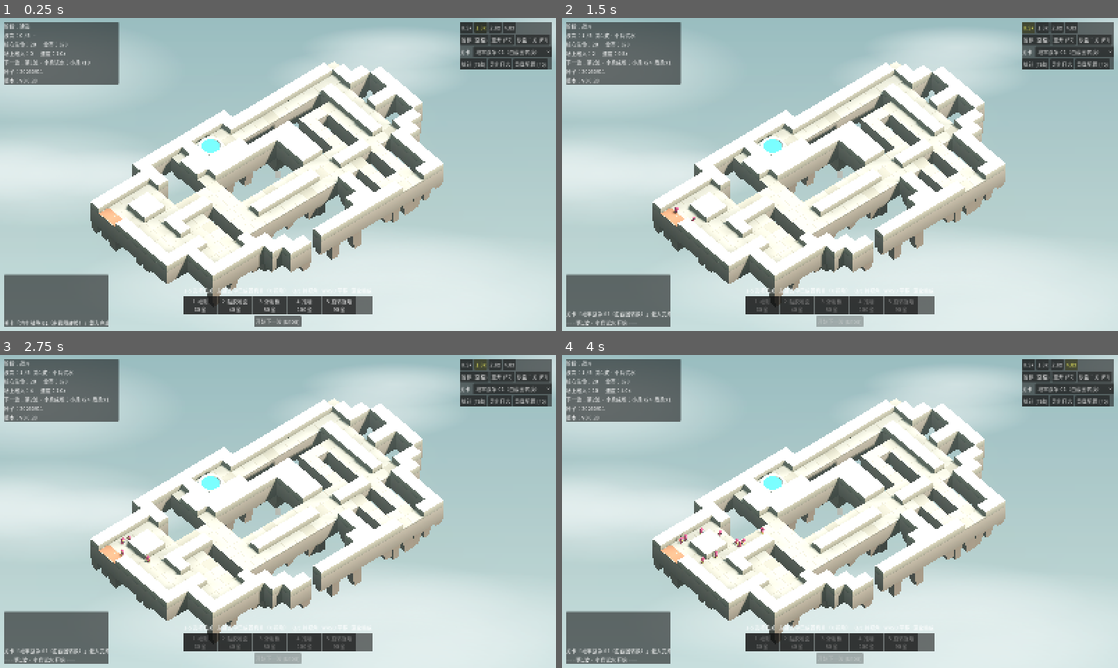
Above: before the commit, frames 1-4 (two rows, left to right).
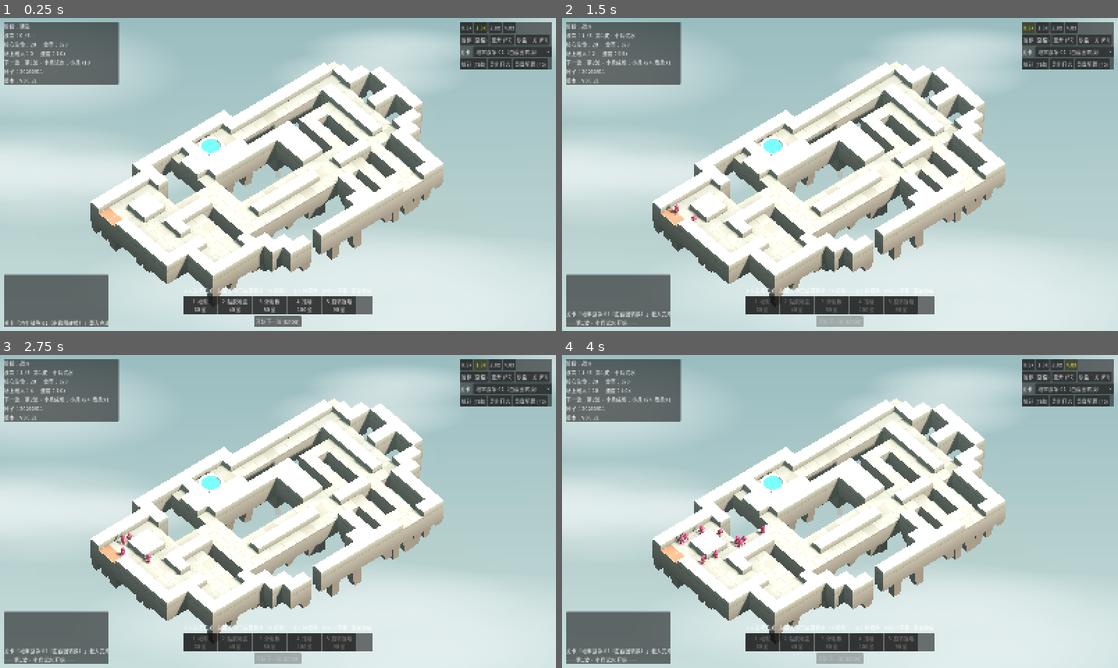
Above: after the commit, the same moments.

Repository: Autinhorse/HumanMustDie
Game: Godot game, scene res://scenes/main.tscn
Same seed, same stepped clock (60 frames per second), same inputs: the game is played once before the commit and once after it.
Inputs:
- Up to frame 1 (0.25 s): no input
- Up to frame 2 (1.5 s): click "开始下一波 (Enter)" at 0.5 s; click "0.5x" at 1.25 s
- Up to frame 3 (2.75 s): click "1.0x" at 2 s
- Up to frame 4 (4 s): click "2.0x" at 2.75 s; click "4.0x" at 3.5 s

The runs differ from the first frame. In frame 1, less than 0.1% of the frame differs, in the area x 6-7%, y 19-21%; in frame 2, less than 0.1%; in frame 3, 0.1%; in frame 4, 0.3%, in the area x 6-37%, y 19-68%.

Commit message:
v0.0.21 拉远时的单位可读性；修描边把半透明物体擦掉的 bug
拉远看全图时敌人只有几个像素。按正交可视高度做两件补偿（art.json 的
zoom_readability，可关可调）：
- 单位模型随拉远放大，最多 1.7 倍
- 脚下淡入一个高饱和圆形标记，拉近时自动消失

过程中挖出一个真 bug：屏幕空间描边把**所有半透明物体都擦掉了**。它原本
读 hint_screen_texture 再整屏覆盖，而 Godot 的屏幕拷贝发生在半透明通道
之前 —— 拷贝里没有地面标记、放置预览和云，一覆盖就没了。关掉描边后粉色
像素从 1272 涨到 4183，才定位到这一点。

描边改成 blend_mix + 只输出线本身（ALBEDO 是线色、ALPHA 是边缘强度），
不再需要屏幕拷贝，也不会动已经画好的内容。放置预览和云同时被修好了。

Co-Authored-By: Claude Opus 5 (1M context) <noreply@anthropic.com>
Claude-Session: https://claude.ai/code/session_01VCzWxNk1LcyQr5pasXVQW6

Diff:
--- a/assets/shaders/outline.gdshader
+++ b/assets/shaders/outline.gdshader
@@ -2,9 +2,10 @@
 // 挂在相机上的全屏四边形，render_priority 拉高保证在所有东西之后画。
 // 需要 Forward+（法线粗糙度贴图只有 Forward+ 有）。
 shader_type spatial;
-render_mode unshaded, fog_disabled, depth_draw_never, depth_test_disabled, cull_disabled;
+// blend_mix + 只输出线本身：不能去读屏幕拷贝再整屏覆盖，那样会把半透明物体
+// （地面标记、放置预览、云）全擦掉 —— Godot 的屏幕拷贝发生在半透明通道之前。
+render_mode unshaded, fog_disabled, depth_draw_never, depth_test_disabled, cull_disabled, blend_mix;
 
-uniform sampler2D screen_tex : hint_screen_texture, filter_linear, repeat_disable;
 uniform sampler2D depth_tex : hint_depth_texture, filter_nearest, repeat_disable;
 uniform sampler2D normal_tex : hint_normal_roughness_texture, filter_nearest, repeat_disable;
 
@@ -28,7 +29,6 @@
 
 void fragment() {
 	vec2 texel = thickness / VIEWPORT_SIZE;
-	vec3 base = texture(screen_tex, SCREEN_UV).rgb;
 	float d0 = view_depth(SCREEN_UV, INV_PROJECTION_MATRIX);
 
 	vec2 off[4] = {vec2(texel.x, 0.0), vec2(-texel.x, 0.0), vec2(0.0, texel.y), vec2(0.0, -texel.y)};
@@ -50,5 +50,6 @@
 	// 天空/背景（深度极远）不描边。Godot 的 fragment 里不能 return，用系数屏蔽。
 	e *= 1.0 - step(depth_fade * 2.0, d0);
 
-	ALBEDO = mix(base, outline_color.rgb, clamp(e, 0.0, 1.0));
+	ALBEDO = outline_color.rgb;
+	ALPHA = clamp(e, 0.0, 1.0);
 }
--- a/data/art.json
+++ b/data/art.json
@@ -72,6 +72,18 @@
     }
   },
 
+  "zoom_readability": {
+    "_comment": "拉远时敌人会变成几个像素，这里按正交可视高度自动补偿：单位放大 + 地面标记淡入。base_ortho 是不做补偿的基准高度。",
+    "enabled": true,
+    "base_ortho": 26.0,
+    "unit_scale_max": 1.7,
+    "unit_scale_ortho": 70.0,
+    "marker_start": 30.0,
+    "marker_full": 60.0,
+    "marker_alpha": 0.72,
+    "marker_radius_mul": 1.5
+  },
+
   "environment": {
     "sky_top":     "#6B8C91",
     "sky_horizon": "#A6C1C0",
--- a/project.godot
+++ b/project.godot
@@ -11,7 +11,7 @@
 [application]
 
 config/name="HumanMustDie - Prototype A"
-config/version="0.0.20"
+config/version="0.0.21"
 config/description="机关塔防灰盒原型：固定走廊 + 5 种机关 + 小/中/重三类物理敌人"
 run/main_scene="res://scenes/main.tscn"
 config/features=PackedStringArray("4.7", "Forward Plus")
--- a/scripts/enemy.gd
+++ b/scripts/enemy.gd
@@ -168,6 +168,7 @@
 func _animate(prev_pos: Vector3, dt: float) -> void:
 	if actor == null:
 		return
+	actor.apply_view(game.view_unit_scale, game.view_marker)
 	var delta := position - prev_pos
 	delta.y = 0.0
 	var dist := delta.length()
--- a/scripts/game.gd
+++ b/scripts/game.gd
@@ -31,6 +31,9 @@
 var sim_speed: float = 1.0
 var speed_index: int = 1
 var sim_time: float = 0.0
+# 由 main.gd 随相机缩放更新：单位放大倍率、地面标记强度（0~1）
+var view_unit_scale: float = 1.0
+var view_marker: float = 0.0
 var wave_elapsed: float = 0.0
 var rng := RandomNumberGenerator.new()
 var stats := RunStats.new()
--- a/scripts/main.gd
+++ b/scripts/main.gd
@@ -312,6 +312,7 @@
 		cam.size = _ortho_size
 	cam.near = 0.1
 	cam.far = _dist * 4.0
+	_update_zoom_readability()
 	if _backdrop != null:
 		var vp := get_viewport().get_visible_rect().size
 		var aspect: float = vp.x / max(vp.y, 1.0)
@@ -495,6 +496,23 @@
 					select_trap(String(allowed[i]))
 					break
 
+## 拉远时敌人只有几个像素，按可视高度补偿：单位放大 + 地面标记淡入
+func _update_zoom_readability() -> void:
+	if game == null:
+		return
+	var cfg: Dictionary = Cfg.art.get("zoom_readability", {})
+	if not bool(cfg.get("enabled", true)):
+		game.view_unit_scale = 1.0
+		game.view_marker = 0.0
+		return
+	var base := float(cfg.get("base_ortho", 26.0))
+	var full := float(cfg.get("unit_scale_ortho", 70.0))
+	var t: float = clampf((_ortho_size - base) / max(full - base, 0.001), 0.0, 1.0)
+	game.view_unit_scale = lerpf(1.0, float(cfg.get("unit_scale_max", 1.7)), t)
+	var ms := float(cfg.get("marker_start", 30.0))
+	var mf := float(cfg.get("marker_full", 60.0))
+	game.view_marker = clampf((_ortho_size - ms) / max(mf - ms, 0.001), 0.0, 1.0)
+
 ## 按地图大小自动取景：把地图四角投到相机平面，算出需要多大的正交高度
 func _fit_camera_to_map() -> void:
 	if game.grid == null:
--- a/scripts/view/actor_view.gd
+++ b/scripts/view/actor_view.gd
@@ -25,6 +25,11 @@
 var _bob := 0.06
 var _locked_arms: Array = []
 var _shade_darken := 0.42
+var _height := 1.0
+var _marker: MeshInstance3D = null
+var _marker_mat: StandardMaterial3D = null
+var _marker_alpha := 0.85
+var _marker_color := Color.WHITE
 var _sword_free := false
 var _sword_vel := Vector3.ZERO
 var _sword_spin := Vector3.ZERO
@@ -41,6 +46,7 @@
 		return false
 	model_root = packed.instantiate()
 	add_child(model_root)
+	_height = height
 	model_root.scale = Vector3.ONE * height      # 模型本体做成 1.0 高，按敌人身高缩放
 
 	for n in PART_NAMES:
@@ -49,6 +55,7 @@
 			parts[n] = node
 			rest[n] = node.transform
 	_load_anim_params()
+	_build_marker(color)
 	_collect_tint_materials(model_root)
 	set_color(color)
 	ok = parts.has("LegL") and parts.has("LegR")
@@ -78,6 +85,60 @@
 		if r != null:
 			return r
 	return null
+
+## 地面标记：拉远时单位只有几个像素，靠这个圆点保证看得见
+func _build_marker(color: Color) -> void:
+	var cfg: Dictionary = Cfg.art.get("zoom_readability", {})
+	if not bool(cfg.get("enabled", true)):
+		return
+	_marker_alpha = float(cfg.get("marker_alpha", 0.85))
+	var r: float = _height * 0.5 * float(cfg.get("marker_radius_mul", 1.9))
+	var disc := CylinderMesh.new()
+	disc.top_radius = r
+	disc.bottom_radius = r
+	disc.height = 0.05
+	disc.radial_segments = 18
+	_marker_mat = StandardMaterial3D.new()
+	# 比本体再亮一点，压在地面上才跳得出来
+	var c: Color = color.lightened(0.15)
+	_marker_color = Color(c.r, c.g, c.b, 1.0)
+	_marker_mat.albedo_color = Color(c.r, c.g, c.b, 0.0)
+	_marker_mat.shading_mode = BaseMaterial3D.SHADING_MODE_UNSHADED
+	_marker_mat.transparency = BaseMaterial3D.TRANSPARENCY_ALPHA
+	_marker = MeshInstance3D.new()
+	_marker.name = "GroundMarker"
+	_marker.mesh = disc
+	_marker.material_override = _marker_mat
+	_marker.cast_shadow = GeometryInstance3D.SHADOW_CASTING_SETTING_OFF
+	_marker.position.y = 0.04
+	_marker.visible = false
+	add_child(_marker)
+
+## 每帧由敌人传进来：拉得越远单位放得越大、地面标记越明显
+var _dbg := 0
+func apply_view(unit_scale: float, marker: float) -> void:
+	_dbg += 1
+	if _dbg == 40 and _marker != null:
+		print("MK vis=%s gpos=%s scale=%s col=%s inTree=%s mesh=%s" % [
+			str(_marker.visible), str(_marker.global_position), str(_marker.scale),
+			str(_marker_mat.albedo_color), str(_marker.is_inside_tree()), str(_marker.mesh)])
+	if model_root != null:
+		model_root.scale = Vector3.ONE * (_height * unit_scale)
+	if _marker == null:
+		return
+	if marker <= 0.01:
+		_marker.visible = false
+		return
+	_marker.visible = true
+	_marker.scale = Vector3(marker, 1.0, marker)
+	# 注意：不能写 albedo_color.a = x —— 属性返回的是副本，改了不会写回材质
+	var mc: Color = _marker_color
+	mc.a = _marker_alpha * marker
+	_marker_mat.albedo_color = mc
+
+func hide_marker() -> void:
+	if _marker != null:
+		_marker.visible = false
 
 ## 主色（armor_primary）按敌人类型换色；其余配色沿用模型自带的
 func _collect_tint_materials(node: Node) -> void:
@@ -189,6 +250,7 @@
 
 ## 死亡：丢剑 + 四肢摊平。t 从 0 到 1。
 func set_death(t: float) -> void:
+	hide_marker()
 	if not _sword_free:
 		_release_sword()
 	var e: float = 1.0 - pow(1.0 - clampf(t, 0.0, 1.0), 3.0)    # 先快后慢
Binary file added: 5e4103f1-4c17-411f-97a3-c953a3d2b103.png
Binary file added: 7c673cfb-2820-4e60-9495-c4ed338bf4f7.png
Not shown, added: assets/shaders/outline.gdshader.uid
Not shown, changed: docs/原型A_运行与实现说明.md
